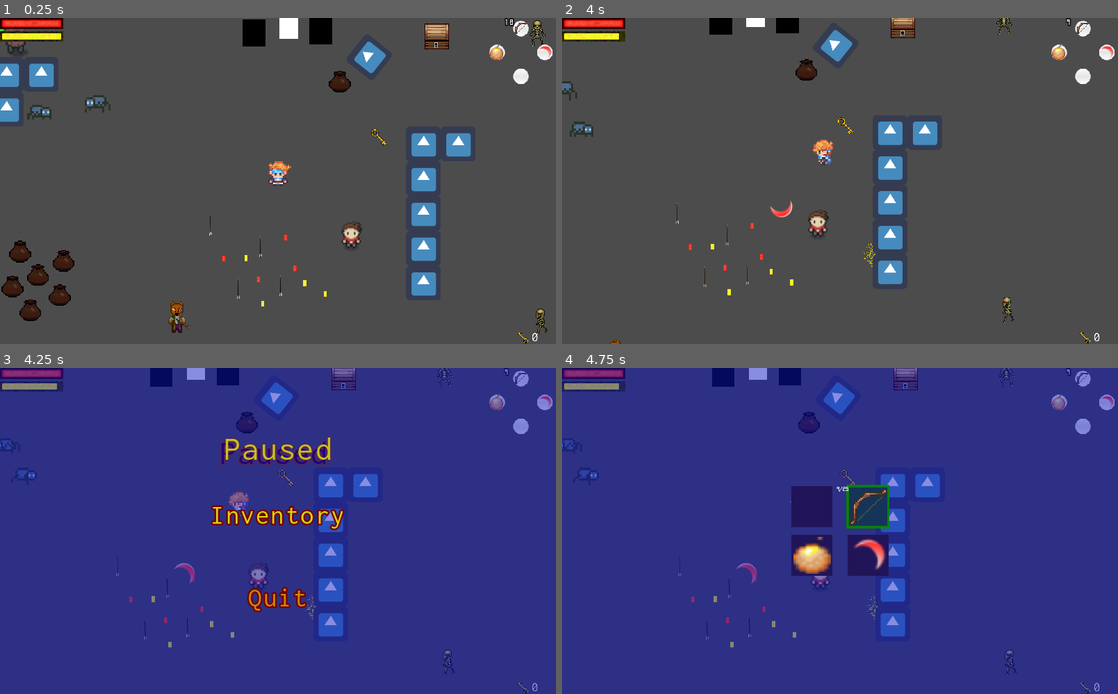
Above: before the commit, frames 1-4 (two rows, left to right).
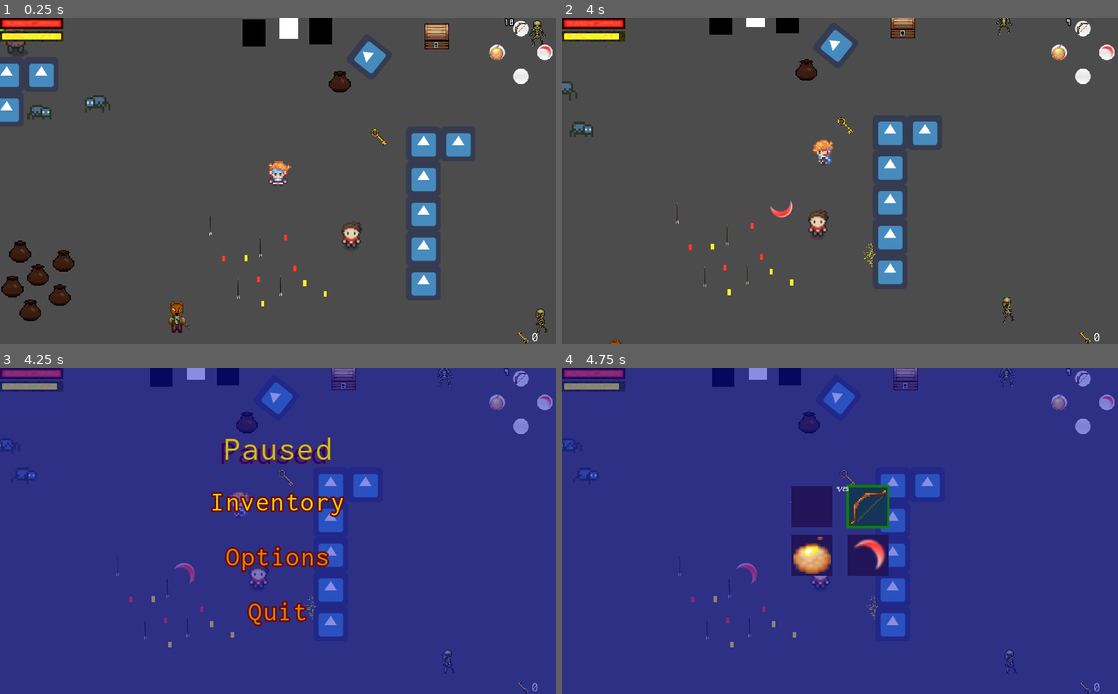
Above: after the commit, the same moments.

Repository: THESTICK16/Spirit-of-the-Unseen-prototype
Game: Godot game, scene res://TestResources/TestRoom.tscn
Two runs of this game, one before a commit and one after it. Both use one fixed random seed, a clock stepped at 60 frames per second and the inputs below. The engine's default icon, where the game draws it, is replaced by a stand-in: a white triangle on a blue panel in a dark square.
Inputs (mouse positions are in pixels of both pictures, inside the frame that each line leads up to):
- Up to frame 1 (0.25 s): no input
- Up to frame 2 (4 s): tap Enter (ui_accept) at 0.5, 0.77, 1.52, 3.02, 3.77 s; move the mouse to (962, 164) at 0.52 s; hold Right (ui_right) 0.53-1.28 s; tap L (a) at 0.6, 3.05, 3.6 s; click (962, 164) at 0.67 s; tap K (b) at 0.8, 1.35, 3.8 s; move the mouse to (728, 197) at 1.27 s; hold Down (ui_down) 1.28-2.03 s; tap P (x) at 1.55, 2.1 s; move the mouse to (895, 109) at 2.02 s; hold Right (ui_right) 2.03-2.78 s; tap O (y) at 2.3, 2.85 s; move the mouse to (812, 246) at 2.77 s; hold Up (ui_up) 2.78-3.53 s; click (812, 246) at 2.92 s; move the mouse to (1006, 229) at 3.52 s; hold Left (ui_left) from 3.53 s (still down)
- Up to frame 3 (4.25 s): keep holding Left (ui_left); tap Escape (pause) at 4.15 s
- Up to frame 4 (4.75 s): release Left (ui_left) at 4.25 s; click "Inventory" at 4.25 s

Frames 1-2 are identical in both runs. In frame 3, 3.0% of the frame differs, in the area x 37-62%, y 37-80%; in frame 4, nothing differs.

Commit message:
Added options to pause screen

Diff:
--- a/UI/Menus/PauseMenu/PauseMenu.tscn
+++ b/UI/Menus/PauseMenu/PauseMenu.tscn
@@ -15,18 +15,24 @@
 [node name="PauseMenu" instance=ExtResource( 2 )]
 
 [node name="TitleLabel" parent="VBoxContainer" index="0"]
-custom_colors/font_color = Color( 0.772549, 0.764706, 0.137255, 1 )
 custom_fonts/font = SubResource( 1 )
 text = "Paused"
 
 [node name="InventoryMenuButton" parent="VBoxContainer/HBoxContainer/Buttons" index="0" instance=ExtResource( 3 )]
 margin_right = 1024.0
-margin_bottom = 148.0
+margin_bottom = 97.0
 text = "Inventory"
 path_to_scene_to_load = "Inventory"
 
-[node name="QuitMenuButton" parent="VBoxContainer/HBoxContainer/Buttons" index="1" instance=ExtResource( 3 )]
-margin_top = 152.0
+[node name="InventoryMenuButton2" parent="VBoxContainer/HBoxContainer/Buttons" index="1" instance=ExtResource( 3 )]
+margin_top = 101.0
+margin_right = 1024.0
+margin_bottom = 198.0
+text = "Options"
+path_to_scene_to_load = "OptionsMenu"
+
+[node name="QuitMenuButton" parent="VBoxContainer/HBoxContainer/Buttons" index="2" instance=ExtResource( 3 )]
+margin_top = 202.0
 margin_right = 1024.0
 text = "Quit"
 path_to_scene_to_load = "res://UI/Menus/TitleScreen/TitleScreen.tscn"
--- a/UI/Menus/PauseMenu/PauseScreen.tscn
+++ b/UI/Menus/PauseMenu/PauseScreen.tscn
@@ -1,8 +1,9 @@
-[gd_scene load_steps=4 format=2]
+[gd_scene load_steps=5 format=2]
 
 [ext_resource path="res://UI/Menus/MenuController.tscn" type="PackedScene" id=1]
 [ext_resource path="res://UI/Inventory/Inventory.tscn" type="PackedScene" id=2]
 [ext_resource path="res://UI/Menus/PauseMenu/PauseMenu.tscn" type="PackedScene" id=3]
+[ext_resource path="res://UI/Menus/Options/OptionsMenu.tscn" type="PackedScene" id=4]
 
 [node name="PauseScreen" instance=ExtResource( 1 )]
 
@@ -11,4 +12,6 @@
 
 [node name="PauseMenu" parent="Menus" index="0" instance=ExtResource( 3 )]
 
-[node name="Inventory" parent="Menus" index="1" instance=ExtResource( 2 )]
+[node name="OptionsMenu" parent="Menus" index="1" instance=ExtResource( 4 )]
+
+[node name="Inventory" parent="Menus" index="2" instance=ExtResource( 2 )]
